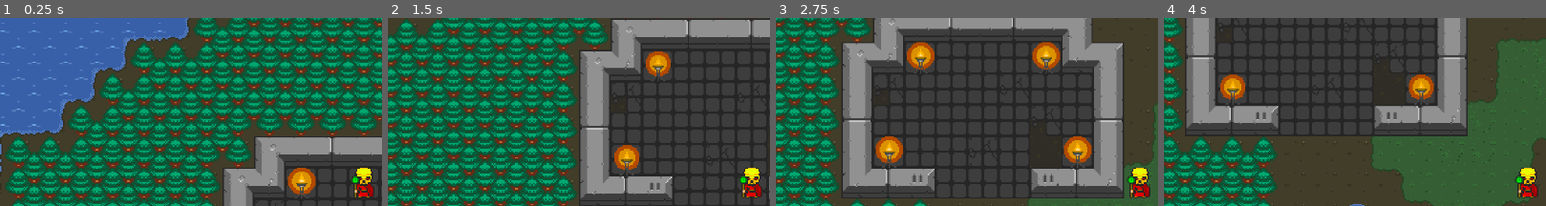
Above: before the commit, frames 1-4 (left to right).
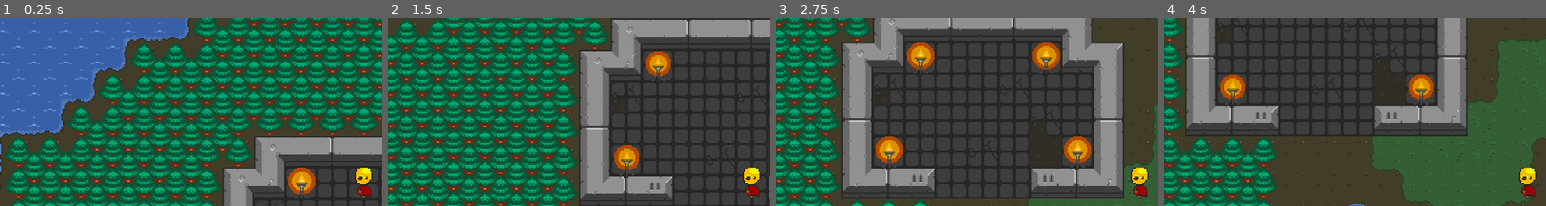
Above: after the commit, the same moments.

Repository: DuoAO/ghhnu
Game: Godot game, scene res://escenas/mundo.tscn
Two runs of this game, one before a commit and one after it. Both use one fixed random seed, a clock stepped at 60 frames per second and the inputs below.
Inputs (mouse positions are % of the whole screen's width and height, from its top left):
- Up to frame 1 (0.25 s): no input
- Up to frame 2 (1.5 s): tap Enter at 0.5 s; move the mouse to (72, 45) at 0.52 s; press the mouse at (72, 45) at 0.53 s; move the mouse to (30, 55) at 1.27 s; release the mouse at (30, 55) at 1.28 s; click (30, 55) at 1.35 s
- Up to frame 3 (2.75 s): move the mouse to (60, 28) at 2.02 s; press the mouse at (60, 28) at 2.03 s
- Up to frame 4 (4 s): move the mouse to (45, 70) at 2.77 s; release the mouse at (45, 70) at 2.78 s; click (45, 70) at 2.85 s; move the mouse to (80, 65) at 3.52 s; press the mouse at (80, 65) at 3.53 s
The pictures show only the part of the screen within x 2-52%, y 6-56%; the shares and areas given below are measured in that part.

The runs differ from the first frame. In frame 1, 0.5% of the frame differs, in the area x 92-98%, y 79-96%; in frame 2, 0.5%; in frame 3, 0.6%, in the area x 91-98%, y 79-96%; in frame 4, 0.6%.

Commit message:
jet

Diff:
--- a/escenas/MAPA GENERAL.gd
+++ b/escenas/MAPA GENERAL.gd
@@ -25,6 +25,7 @@
 			var tile_data1 = get_cell_tile_data(1, coordinates)
 			var tile_data2 = get_cell_tile_data(2, coordinates)
 			var tile_data3 = get_cell_tile_data(3, coordinates)
+			var tile_data4 = get_cell_tile_data(4, coordinates)
 			if tile_data0 and tile_data0.get_custom_data('type') == 'wall':
 				astar.set_point_solid(coordinates)
 			if tile_data1 and tile_data1.get_custom_data('type') == 'wall':
@@ -33,6 +34,8 @@
 				astar.set_point_solid(coordinates)
 			if tile_data3 and tile_data3.get_custom_data('type') == 'wall':
 				astar.set_point_solid(coordinates)
+			if tile_data4 and tile_data4.get_custom_data('type') == 'wall':
+				astar.set_point_solid(coordinates)
 
 func is_point_walkable(local_position):
 	var map_position = local_to_map(local_position)
--- a/escenas/player.tscn
+++ b/escenas/player.tscn
@@ -1,10 +1,179 @@
-[gd_scene load_steps=4 format=3 uid="uid://cnpj4kpr7wnf2"]
+[gd_scene load_steps=14 format=3 uid="uid://cnpj4kpr7wnf2"]
 
 [ext_resource type="Script" path="res://escenas/player.gd" id="1_sy7kq"]
 [ext_resource type="Texture2D" uid="uid://2vi6vep5x5by" path="res://assets/Character.png" id="2_d44mq"]
 
 [sub_resource type="RectangleShape2D" id="RectangleShape2D_jndqk"]
 size = Vector2(22, 22)
+
+[sub_resource type="Animation" id="Animation_4iovu"]
+resource_name = "Idle_down"
+length = 0.5
+tracks/0/type = "value"
+tracks/0/imported = false
+tracks/0/enabled = true
+tracks/0/path = NodePath("Sprite2D:frame_coords")
+tracks/0/interp = 1
+tracks/0/loop_wrap = true
+tracks/0/keys = {
+"times": PackedFloat32Array(0),
+"transitions": PackedFloat32Array(1),
+"update": 1,
+"values": [Vector2i(0, 0)]
+}
+
+[sub_resource type="Animation" id="Animation_whmbp"]
+resource_name = "Idle_left"
+tracks/0/type = "value"
+tracks/0/imported = false
+tracks/0/enabled = true
+tracks/0/path = NodePath("Sprite2D:frame")
+tracks/0/interp = 1
+tracks/0/loop_wrap = true
+tracks/0/keys = {
+"times": PackedFloat32Array(0),
+"transitions": PackedFloat32Array(1),
+"update": 1,
+"values": [18]
+}
+
+[sub_resource type="Animation" id="Animation_u3fxy"]
+resource_name = "Idle_right"
+tracks/0/type = "value"
+tracks/0/imported = false
+tracks/0/enabled = true
+tracks/0/path = NodePath("Sprite2D:frame")
+tracks/0/interp = 1
+tracks/0/loop_wrap = true
+tracks/0/keys = {
+"times": PackedFloat32Array(0.1),
+"transitions": PackedFloat32Array(1),
+"update": 1,
+"values": [12]
+}
+
+[sub_resource type="Animation" id="Animation_qt2cl"]
+resource_name = "Idle_up"
+tracks/0/type = "value"
+tracks/0/imported = false
+tracks/0/enabled = true
+tracks/0/path = NodePath("Sprite2D:frame")
+tracks/0/interp = 1
+tracks/0/loop_wrap = true
+tracks/0/keys = {
+"times": PackedFloat32Array(0.2),
+"transitions": PackedFloat32Array(1),
+"update": 1,
+"values": [6]
+}
+
+[sub_resource type="Animation" id="Animation_qp27v"]
+length = 0.001
+tracks/0/type = "value"
+tracks/0/imported = false
+tracks/0/enabled = true
+tracks/0/path = NodePath("Sprite2D:frame_coords")
+tracks/0/interp = 1
+tracks/0/loop_wrap = true
+tracks/0/keys = {
+"times": PackedFloat32Array(0),
+"transitions": PackedFloat32Array(1),
+"update": 1,
+"values": [Vector2i(0, 0)]
+}
+tracks/1/type = "value"
+tracks/1/imported = false
+tracks/1/enabled = true
+tracks/1/path = NodePath("Sprite2D:frame")
+tracks/1/interp = 1
+tracks/1/loop_wrap = true
+tracks/1/keys = {
+"times": PackedFloat32Array(0),
+"transitions": PackedFloat32Array(1),
+"update": 1,
+"values": [18]
+}
+
+[sub_resource type="Animation" id="Animation_ipwws"]
+resource_name = "move_down"
+length = 0.6035
+loop_mode = 1
+tracks/0/type = "value"
+tracks/0/imported = false
+tracks/0/enabled = true
+tracks/0/path = NodePath("Sprite2D:frame")
+tracks/0/interp = 1
+tracks/0/loop_wrap = true
+tracks/0/keys = {
+"times": PackedFloat32Array(0, 0.1, 0.2),
+"transitions": PackedFloat32Array(1, 1, 1),
+"update": 1,
+"values": [0, 1, 2]
+}
+
+[sub_resource type="Animation" id="Animation_xfj3a"]
+resource_name = "move_left"
+length = 0.6035
+loop_mode = 1
+tracks/0/type = "value"
+tracks/0/imported = false
+tracks/0/enabled = true
+tracks/0/path = NodePath("Sprite2D:frame")
+tracks/0/interp = 1
+tracks/0/loop_wrap = true
+tracks/0/keys = {
+"times": PackedFloat32Array(0, 0.1, 0.2),
+"transitions": PackedFloat32Array(1, 1, 1),
+"update": 1,
+"values": [18, 19, 20]
+}
+
+[sub_resource type="Animation" id="Animation_q3sic"]
+resource_name = "move_right"
+length = 0.6035
+loop_mode = 1
+tracks/0/type = "value"
+tracks/0/imported = false
+tracks/0/enabled = true
+tracks/0/path = NodePath("Sprite2D:frame")
+tracks/0/interp = 1
+tracks/0/loop_wrap = true
+tracks/0/keys = {
+"times": PackedFloat32Array(0, 0.1, 0.2),
+"transitions": PackedFloat32Array(1, 1, 1),
+"update": 1,
+"values": [12, 13, 14]
+}
+
+[sub_resource type="Animation" id="Animation_wr6nf"]
+resource_name = "move_up"
+length = 0.6035
+loop_mode = 1
+tracks/0/type = "value"
+tracks/0/imported = false
+tracks/0/enabled = true
+tracks/0/path = NodePath("Sprite2D:frame")
+tracks/0/interp = 1
+tracks/0/loop_wrap = true
+tracks/0/keys = {
+"times": PackedFloat32Array(0, 0.1, 0.2),
+"transitions": PackedFloat32Array(1, 1, 1),
+"update": 1,
+"values": [6, 7, 8]
+}
+
+[sub_resource type="AnimationLibrary" id="AnimationLibrary_gvd7g"]
+_data = {
+"Idle_down": SubResource("Animation_4iovu"),
+"Idle_left": SubResource("Animation_whmbp"),
+"Idle_right": SubResource("Animation_u3fxy"),
+"Idle_up": SubResource("Animation_qt2cl"),
+"RESET": SubResource("Animation_qp27v"),
+"move_down": SubResource("Animation_ipwws"),
+"move_left": SubResource("Animation_xfj3a"),
+"move_right": SubResource("Animation_q3sic"),
+"move_up": SubResource("Animation_wr6nf")
+}
 
 [node name="CharacterBody2D" type="CharacterBody2D"]
 top_level = true
@@ -15,7 +184,7 @@
 metadata/_edit_group_ = true
 metadata/_edit_lock_ = true
 
-[node name="CollisionShape2D" type="CollisionShape2D" parent="."]
+[node name="Hitbox" type="CollisionShape2D" parent="."]
 light_mask = 8
 visibility_layer = 8
 shape = SubResource("RectangleShape2D_jndqk")
@@ -27,4 +196,19 @@
 texture = ExtResource("2_d44mq")
 hframes = 3
 vframes = 7
-metadata/_edit_lock_ = true
+frame = 18
+metadata/_edit_lock_ = true
+
+[node name="Area2D" type="Area2D" parent="."]
+
+[node name="Hitbox" type="CollisionShape2D" parent="Area2D"]
+light_mask = 8
+visibility_layer = 8
+shape = SubResource("RectangleShape2D_jndqk")
+metadata/_edit_lock_ = true
+
+[node name="AnimationPlayer" type="AnimationPlayer" parent="."]
+deterministic = true
+libraries = {
+"": SubResource("AnimationLibrary_gvd7g")
+}
Binary file added: assets/PortalIn.png
Not shown, added: assets/PortalIn.png.import
Binary file added: assets/PortalOut.png
Not shown, added: assets/PortalOut.png.import
